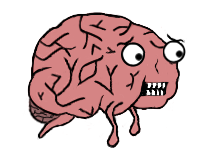
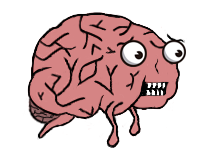
Revision of a layered 204 x 166 image; what changed, layer by layer:
added layer "Ojos copia 5 copy 3" above "Ojos copia 5 copy 2" over [120, 40, 147, 67]
added layer "Ojos copia 5 copy 2" above "Layer 3" over [162, 40, 186, 64]
